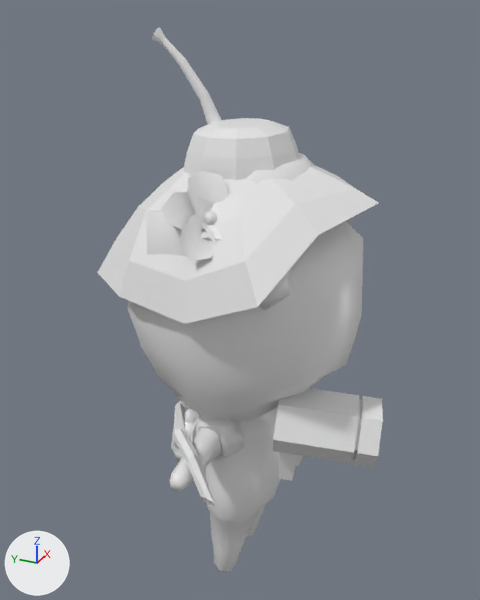
One commit to the FBX model Assets/Models/Characters/Player/Capybara.fbx: the scene before it, then after it.
One viewpoint serves both versions: a 50 mm lens placed at (-6.76, -3.02, 7.44), pointed at (0.11, 0.07, 4.01). Arrows for +X, +Y and +Z are at lower left; the lights stay in place. The picture after the commit comes second. Where no turn or scale is listed for an object, it has been applied to the vertices.

The older version as bpy lines, for what is in view:
```python
me_flower_mesh = bpy.data.meshes.new('Flower_Mesh')
me_flower_mesh.from_pydata(...)  # 77 vertices, 60 faces; spans x -0.359..0.425, y -0.395..0.469, z -0.384..0.381
me_flower_mesh.materials.append(mat_flower_mat)  # white #e7e7e7
me_hose_mesh = bpy.data.meshes.new('Hose_Mesh')
me_hose_mesh.from_pydata(...)  # 36 vertices, 30 faces; spans x -1.68..0.07, y 2.76..3.21, z -0.69..0.39
me_hose_mesh.materials.append(mat_watergun_mat)  # white #e7e7e7
me_watergun_mesh = bpy.data.meshes.new('WaterGun_Mesh')
me_watergun_mesh.from_pydata(...)  # 76 vertices, 69 faces; spans x -0.372..0.404, y -0.332..0.354, z -0.391..0.297
me_watergun_mesh.materials.append(mat_watergun_mat)  # white #e7e7e7
ob_flower = bpy.data.objects.new('Flower', me_flower_mesh)
ob_flower.location = (-0.99, -0.12, 5.43)
ob_hose = bpy.data.objects.new('Hose', me_hose_mesh)
ob_hose.location = (0.0, 0.16, -0.47)
ob_hose.rotation_euler = (1.636, 0.0, 0.0)  # degrees (94, 0, 0)
ob_watergun = bpy.data.objects.new('WaterGun', me_watergun_mesh)
ob_watergun.location = (-0.44, -1.33, 2.78)
ob_watergun.rotation_euler = (-0.0438, 0.0172, 1.365)  # degrees (-2.5, 1, 78)
ob_watergun.scale = (1.79, 1.79, 1.79)
# also in view: 'Leaf' at (0.01, 0.08, 5.73); 'Backpack' at (0.0, 0.27, 2.01); 'Cabybara' at (0.0, -0.07, 2.74); 'BucketHat' at (0.0, -0.03, 5.71); 'StrawHat' at (0.01, -0.2, 5.57)
```
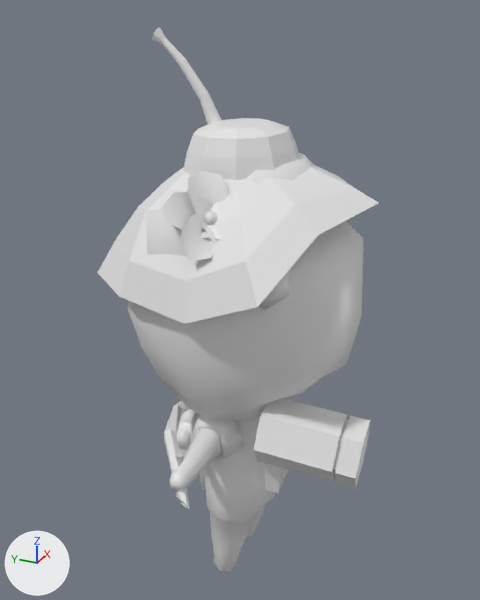
Boxes [x1, y1, x2, y2] around the edits, measured in the pictures (480 x 600 px):
'WaterGun', moved, turned: before [273, 388, 383, 481]; after [253, 398, 370, 493]
'Hose', moved, turned: before [174, 400, 215, 507]; after [164, 401, 190, 509]

Diff of the bpy script that builds the scene:
```diff
--- a/Assets/Models/Characters/Player/Capybara.fbx.py
+++ b/Assets/Models/Characters/Player/Capybara.fbx.py
@@ ob_watergun @@
 ob_watergun = bpy.data.objects.new('WaterGun', me_watergun_mesh)
-ob_watergun.location = (-0.44, -1.33, 2.78)
-ob_watergun.rotation_euler = (-0.0438, 0.0172, 1.365)  # degrees (-2.5, 1, 78)
+ob_watergun.location = (-0.67, -1.24, 2.67)
+ob_watergun.rotation_euler = (-0.04, 0.0186, 1.186)  # degrees (-2.3, 1.1, 68)
 ob_watergun.scale = (1.79, 1.79, 1.79)
@@ ob_hose @@
 ob_hose = bpy.data.objects.new('Hose', me_hose_mesh)
-ob_hose.location = (0.0, 0.16, -0.47)
-ob_hose.rotation_euler = (1.636, 0.0, 0.0)  # degrees (94, 0, 0)
+ob_hose.location = (0.02, 0.16, -0.58)
+ob_hose.rotation_euler = (1.636, 0.00396, -0.178)  # degrees (94, 0.2, -10)
```
